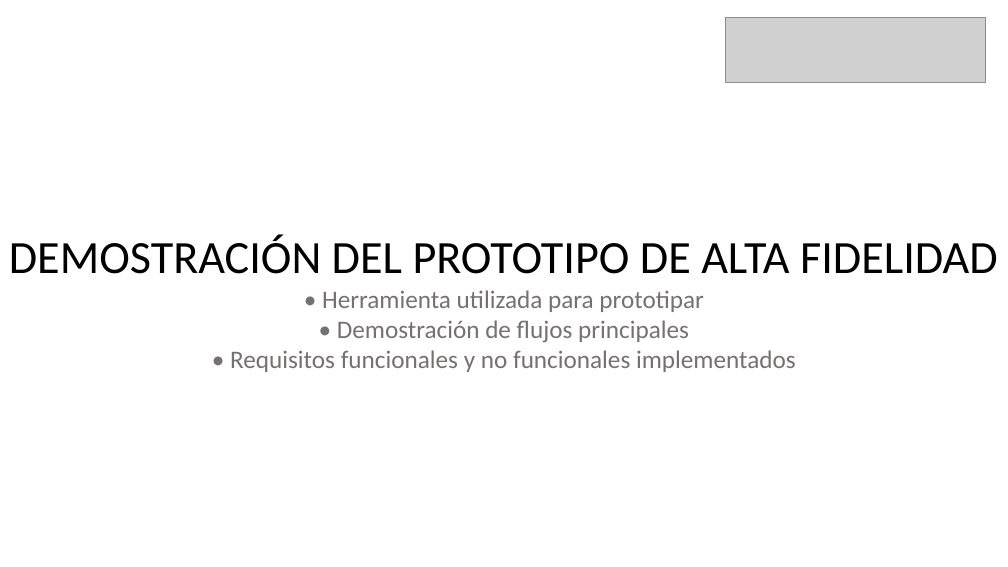
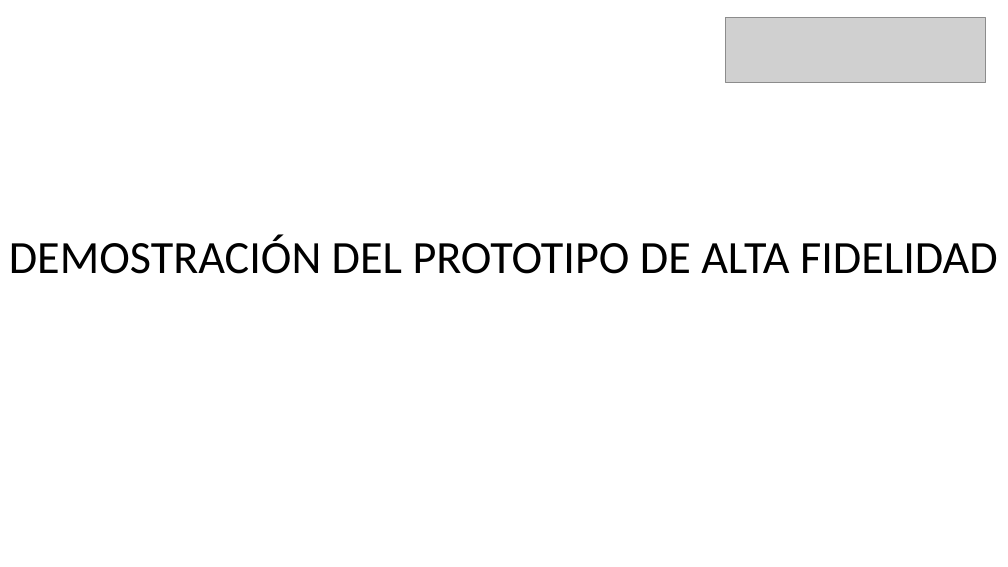
Before and after one commit to jaraantonio/RQY1102-CastilloJaraSoto-ET, a slide deck: slide 17 of 01_Presentacion_Final.ppt (slide 11 before the commit). Drawn at 1008x567 pixels with LibreOffice and Linux fonts; fonts in the diff are those of the drawing; grey boxes stand for pictures. Boxes give left, top, right and bottom in pixels: in the first picture for what was removed or moved away, otherwise in the second. Text is boxed around its words. In the diff, an @@ line names an element or a change of style, - is before the commit and + after.

```diff
--- a/01_Presentacion_Final.ppt
+++ b/01_Presentacion_Final.ppt
@@ text at box(230, 290, 796, 372): paragraph removed @@
-• Herramienta utilizada para prototipar
-• Demostración de flujos principales
-• Requisitos funcionales y no funcionales implementados
```
Also in this commit, not shown: 12 other slides changed, 7 slides added.
